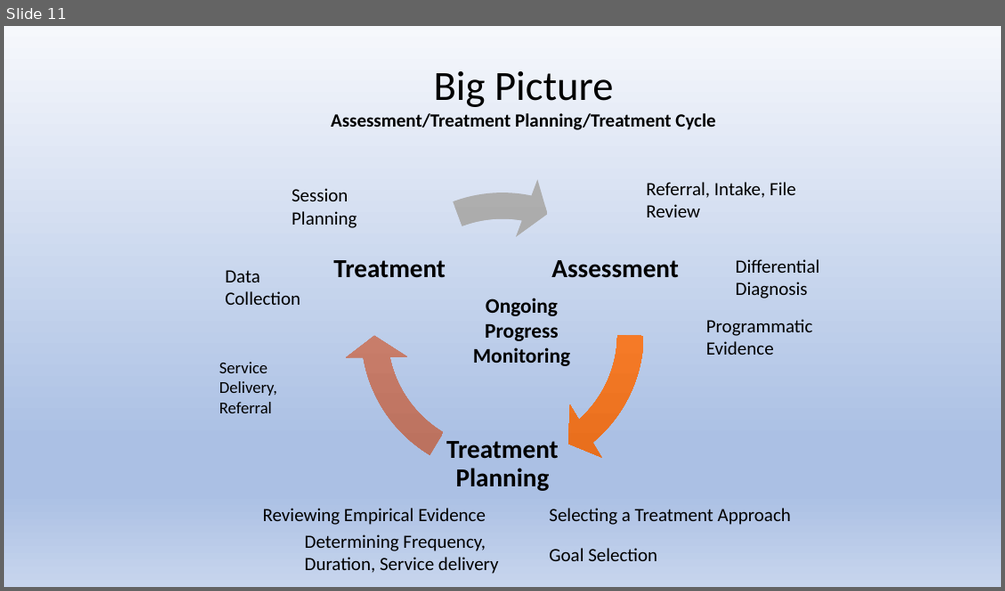
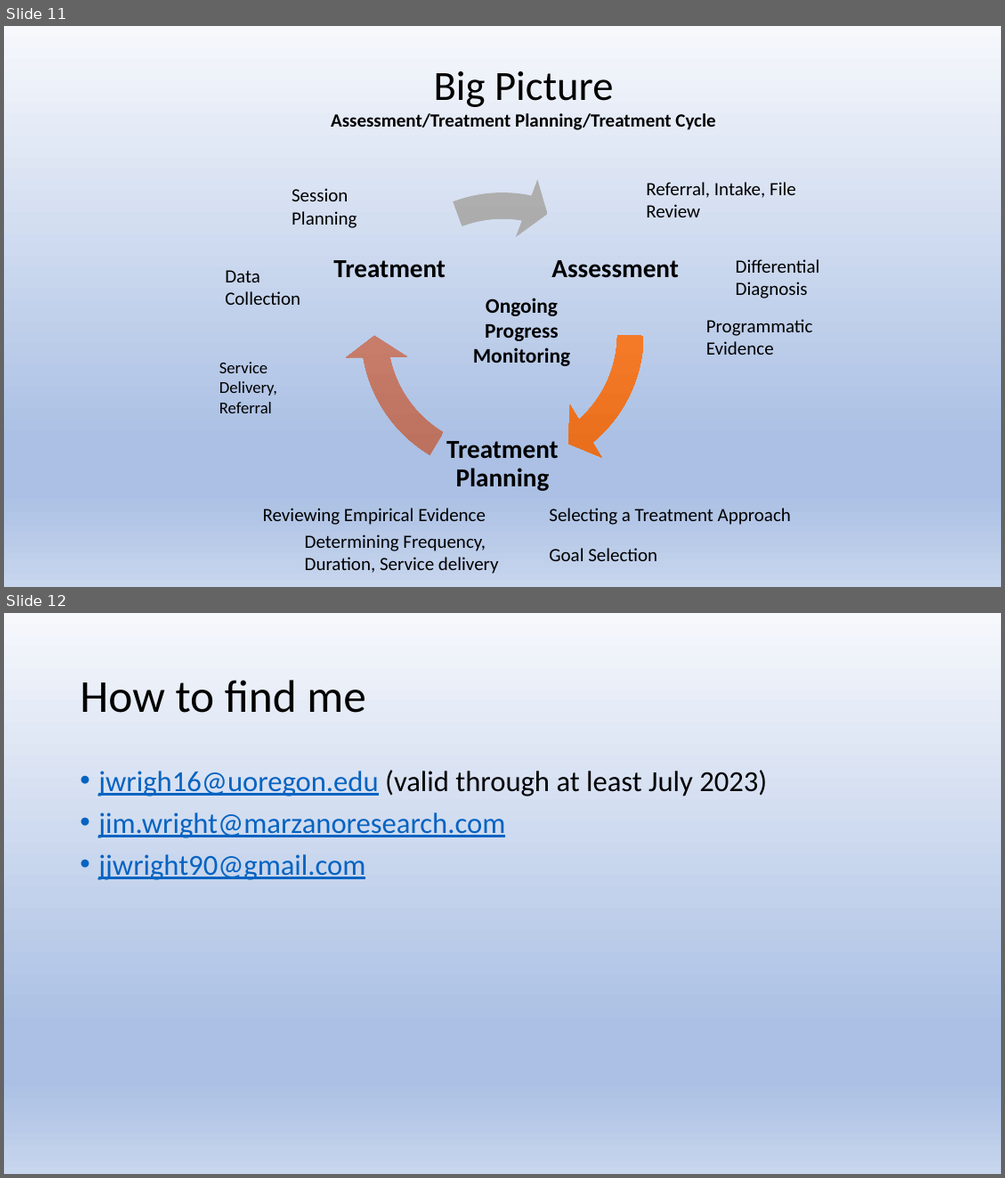
Before and after one commit to Jim-Wright90/cds431_sp22, a slide deck: slides/cds431_week10.pptx. Shown one above the other, each under a label of ours: slide 11 before the commit, slides 11 and 12 after it. The pictures are 1005x591 and 1005x1178 pixels, drawn with LibreOffice and Linux fonts; fonts in the diff are those of the drawing. Boxes give left, top, right and bottom in pixels: in the first picture for what was removed or moved away, otherwise in the second. Text is boxed around its words. In the diff, an @@ line names an element or a change of style, - is before the commit and + after.

Commit message:
week 10 update

```diff
--- a/slides/cds431_week10.pptx
+++ b/slides/cds431_week10.pptx
@@ slide 12 added at (4, 613, 1001, 1174), background gradient #F6F8FC to #ABC0E4 to #C7D5ED @@
@@ title added at (80, 680, 366, 713), 44 pt, text #000000 @@
+How to find me
@@ text added at (98, 770, 767, 880), 28 pt, text #0563C1, underline @@
+• jwrigh16@uoregon.edu (valid through at least July 2023)
+• jim.wright@marzanoresearch.com
+• jjwright90@gmail.com
```
